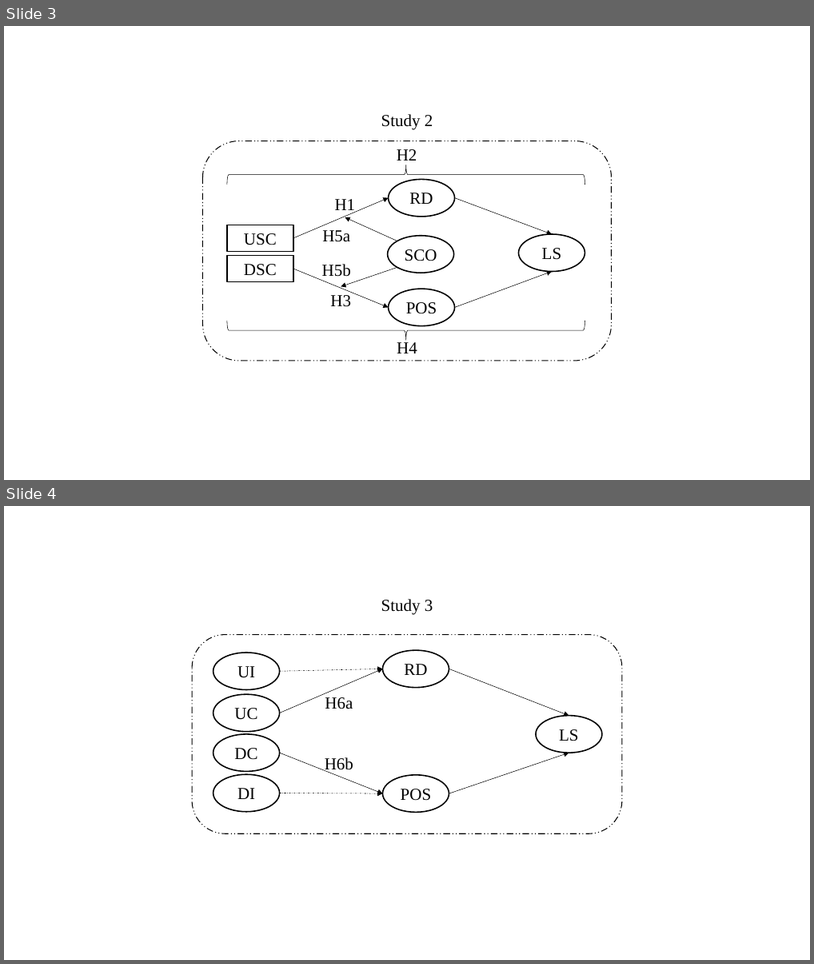
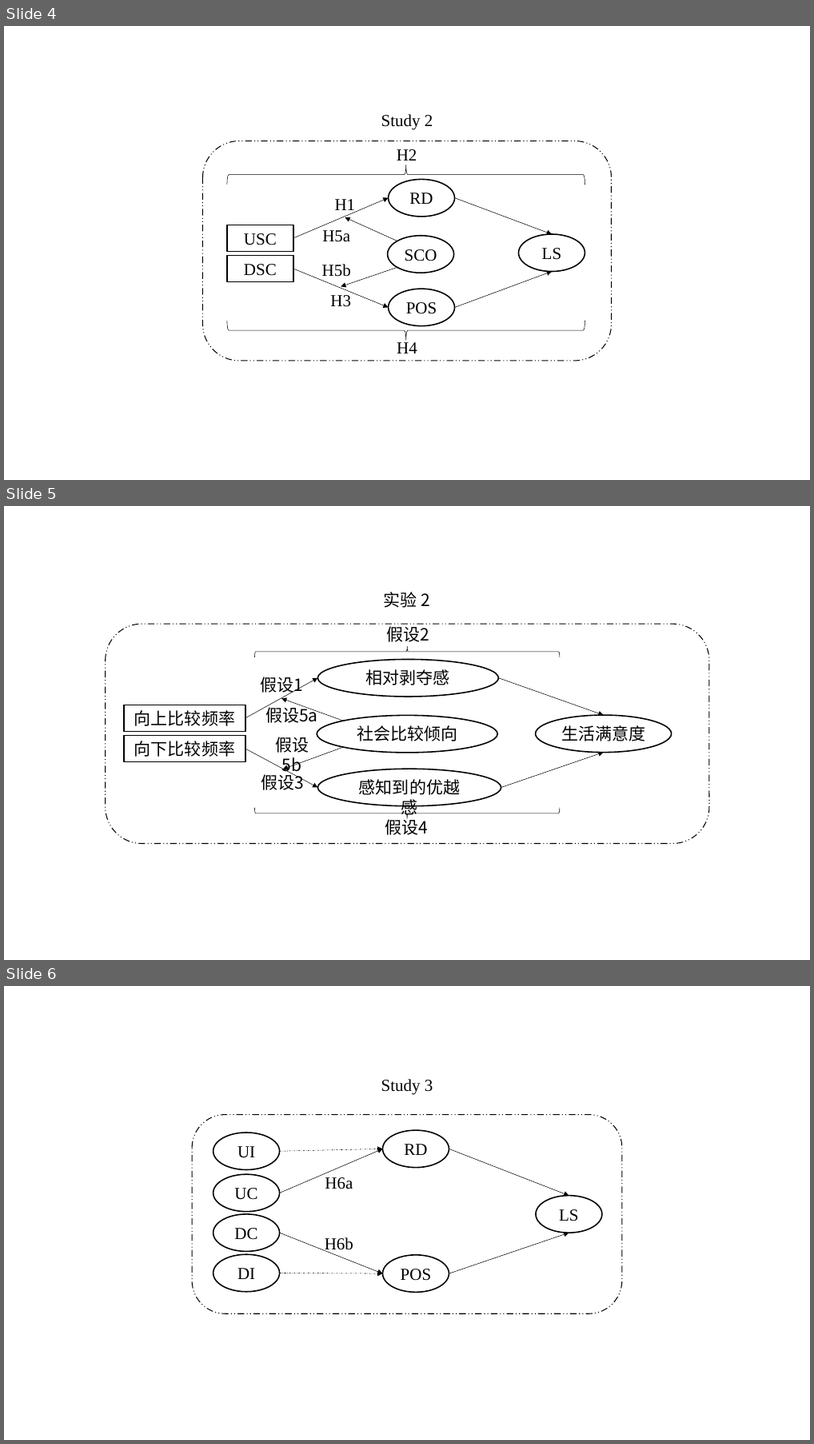
Before and after one commit to sinnyuki/SCO, a slide deck: 1_Protocol/1_2_Paper/H.pptx. Shown one above the other, each under a label of ours: slides 3 and 4 before the commit, slides 4, 5 and 6 after it. The pictures are 814x964 and 814x1444 pixels, drawn with LibreOffice and Linux fonts; fonts in the diff are those of the drawing. Boxes give left, top, right and bottom in pixels: in the first picture for what was removed or moved away, otherwise in the second. Text is boxed around its words. In the diff, an @@ line names an element or a change of style, - is before the commit and + after.

```diff
--- a/1_Protocol/1_2_Paper/H.pptx
+++ b/1_Protocol/1_2_Paper/H.pptx
@@ slide 5 added at [4, 506, 810, 960], background #FFFFFF @@
@@ text added at [384, 592, 431, 608], 20 pt, text #000000 @@
+实验 2
@@ rounded rectangle added at [106, 624, 710, 844], outline #000000 1 pt dashed @@
@@ text added at [386, 624, 430, 642], 20 pt, text #000000 @@
+假设2
@@ left brace added at [255, 646, 561, 657], outline #000000 0.5 pt @@
@@ ellipse added at [318, 659, 499, 696], outline #000000 1.5 pt, 20 pt, text #000000 @@
+相对剥夺感
@@ arrow added from (246, 718) to (318, 678), #000000 0.5 pt @@
@@ text added at [260, 676, 303, 696], 20 pt, text #000000 @@
+假设1
@@ arrow added from (499, 678) to (604, 715), #000000 0.5 pt @@
@@ rectangle added at [124, 704, 246, 731], outline #000000 1.5 pt, 20 pt, text #000000 @@
+向上比较频率
@@ text added at [266, 704, 318, 723], 20 pt, text #000000 @@
+假设5a
@@ arrow added from (343, 720) to (282, 698), #000000 0.5 pt @@
@@ ellipse added at [317, 716, 498, 753], outline #000000 1.5 pt, 20 pt, text #000000 @@
+社会比较倾向
@@ ellipse added at [536, 715, 672, 752], outline #000000 1.5 pt, 20 pt, text #000000 @@
+生活满意度
@@ rectangle added at [124, 736, 246, 762], outline #000000 1.5 pt, 20 pt, text #000000 @@
+向下比较频率
@@ text added at [275, 736, 309, 775], 20 pt, text #000000 @@
+假设5b
@@ arrow added from (246, 748) to (318, 788), #000000 0.5 pt @@
@@ arrow added from (343, 747) to (283, 769), #000000 0.5 pt @@
@@ ellipse added at [318, 768, 502, 806], outline #000000 1.5 pt, 20 pt, text #000000 @@
+感知到的优越感
@@ arrow added from (502, 788) to (604, 752), #000000 0.5 pt @@
@@ text added at [262, 772, 305, 790], 20 pt, text #000000 @@
+假设3
@@ left brace added at [255, 808, 561, 819], outline #000000 0.5 pt @@
@@ text added at [386, 816, 429, 835], 20 pt, text #000000 @@
+假设4
@@ what was slide 3 is now slide 4 @@
@@ what was slide 4 is now slide 6 @@
```
Also in this commit, not shown: 2 other slides added, 5 other files.
